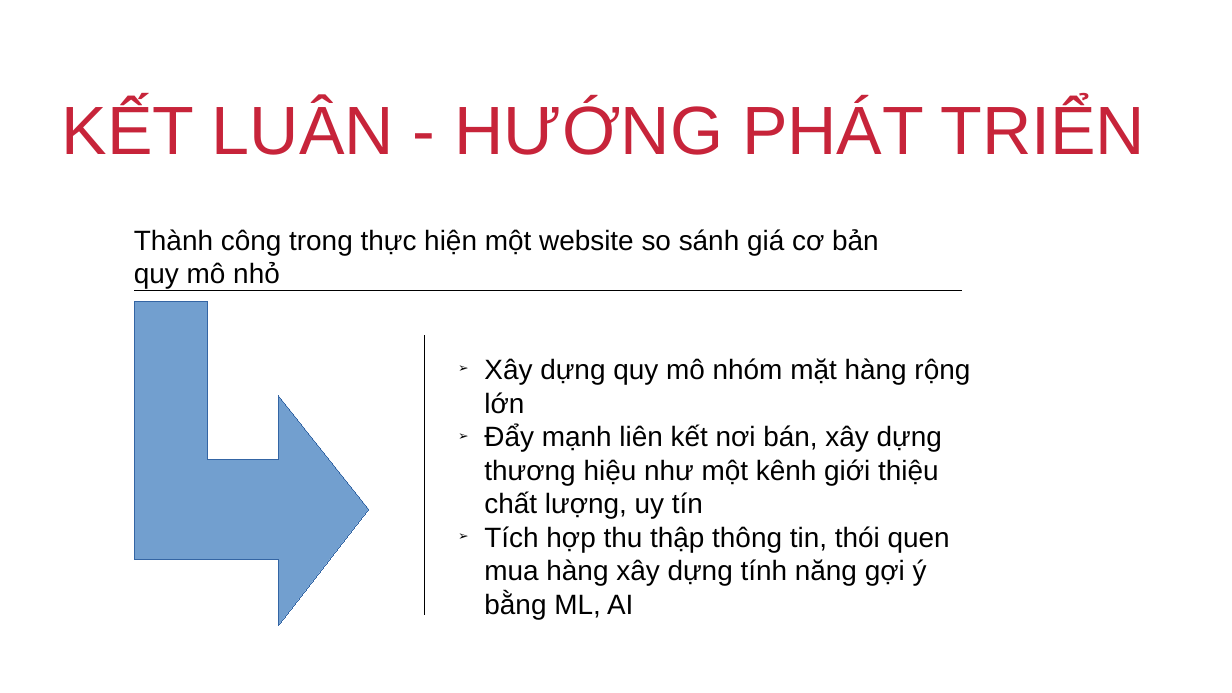
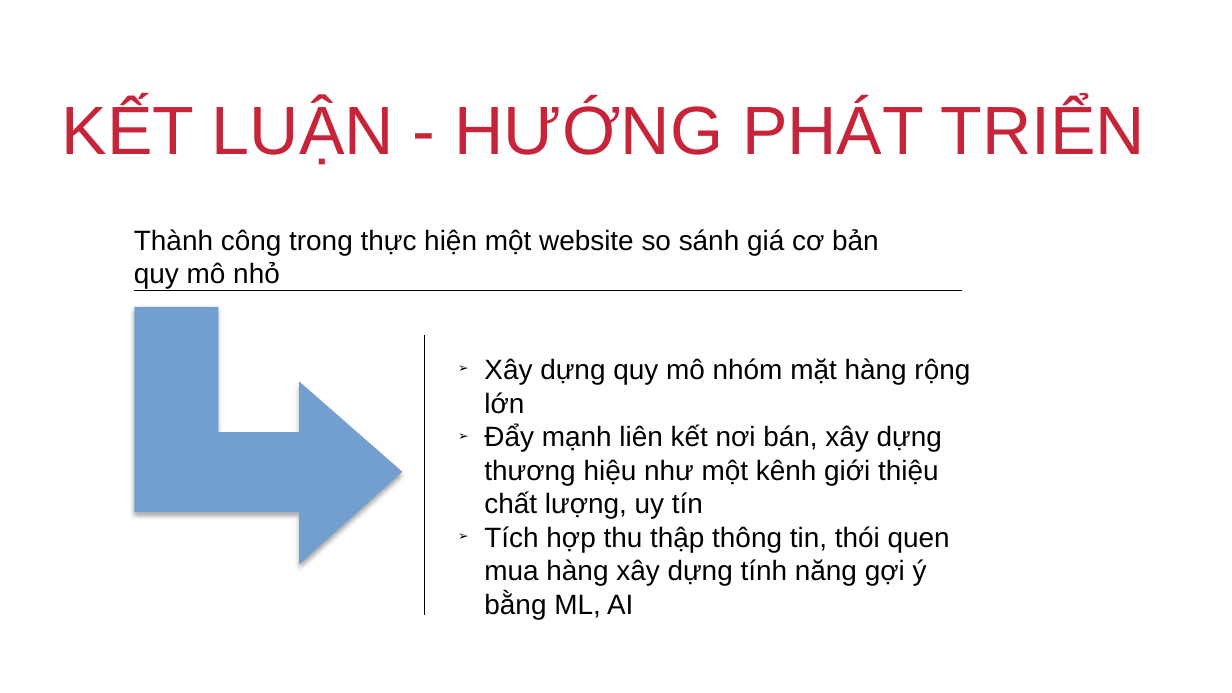
Before and after one commit to MaoBui2907/sosanh.ga, a slide deck: slide 12 of Plan/Report.pptx. Drawn at 1232x693 pixels with LibreOffice and Linux fonts; fonts in the diff are those of the drawing; background and template pictures are left out. Boxes give left, top, right and bottom in pixels: in the first picture for what was removed or moved away, otherwise in the second. Text is boxed around its words. In the diff, an @@ line names an element or a change of style, - is before the commit and + after.

```diff
--- a/Plan/Report.pptx
+++ b/Plan/Report.pptx
@@ text at (x1=62, y1=99, x2=1146, y2=165): text changed @@
-KẾT LUÂN - HƯỚNG PHÁT TRIỂN
+KẾT LUẬN - HƯỚNG PHÁT TRIỂN
@@ freeform shape resized from (x1=134, y1=302, x2=369, y2=626) to (x1=134, y1=307, x2=402, y2=565) @@
@@ freeform shape at (x1=134, y1=307, x2=402, y2=565): outline #3465A4 0.75 pt to none; shadow on @@
```
Also in this commit, not shown: 11 other slides changed.
